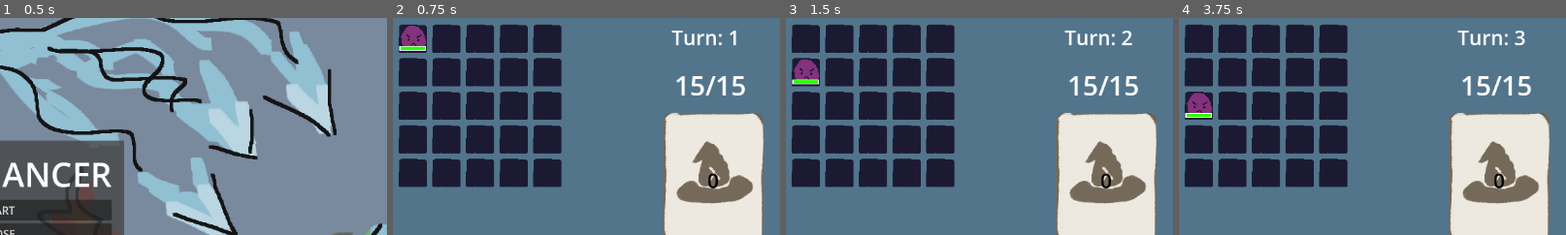
Above: before the commit, frames 1-4 (left to right).
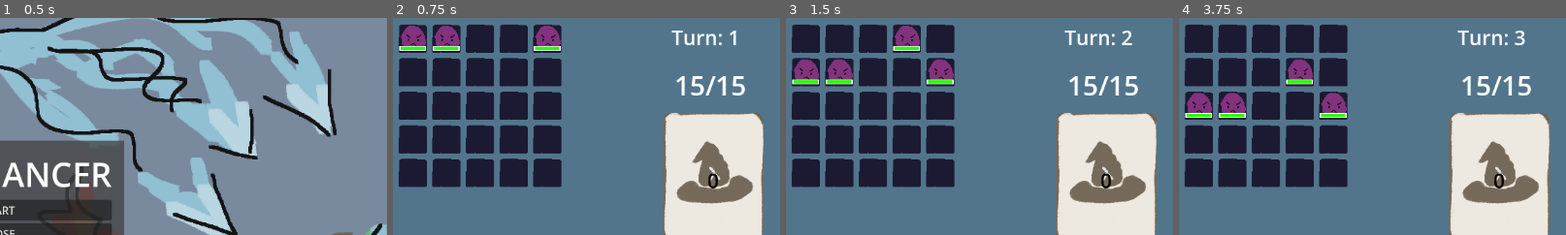
Above: after the commit, the same moments.

Repository: FlyingCheeseDemon/lexomancer
Game: Godot game, scene res://scenes/main.tscn
Same seed, same stepped clock (60 frames per second), same inputs: the game is played once before the commit and once after it.
Inputs (mouse positions are % of the whole screen's width and height, from its top left):
- Up to frame 1 (0.5 s): no input
- Up to frame 2 (0.75 s): click "START" at 0.5 s
- Up to frame 3 (1.5 s): click (22, 56) at 1.25 s
- Up to frame 4 (3.75 s): click "R" at 2 s; click "R" at 2.75 s; click (22, 56) at 3.5 s
The pictures show only the part of the screen within x 50-100%, y 9-59%; the shares and areas given below are measured in that part.

Frame 1 is identical in both runs. In frame 2, 1.3% of the frame differs, in the area x 10-44%, y 3-16%; in frame 3, 2.0%, in the area x 10-44%, y 3-31%; in frame 4, 1.9%.

Commit message:
Spell effect animations

Diff:
--- a/1_resources/statements/_statement_functions.gd
+++ b/1_resources/statements/_statement_functions.gd
@@ -2,7 +2,7 @@
 
 static func execute_root(gamestate:Game,self_statement:Statement) -> void:
 	var modifying:Statement = self_statement.substatement_pointers[0]
-	modifying.execute(gamestate)
+	await modifying.execute(gamestate)
 
 static func execute_and(gamestate:Game,self_statement:Statement): # return value depends on situation
 	var substatement_1:Statement = self_statement.substatement_pointers[0]
@@ -15,39 +15,48 @@
 			substatement_1.execute(gamestate)
 			substatement_2.execute(gamestate)
 		1: # target. these are arrays of coordinates, concatenate them and return
-			var vec1 = substatement_1.execute(gamestate)
-			var vec2 = substatement_2.execute(gamestate)
+			var vec1 = await substatement_1.execute(gamestate)
+			var vec2 = await substatement_2.execute(gamestate)
 			return vec1 + vec2
 		2: # effect. these return callables. construct a new callable which does both
 			# the arguments of the callables are the battlefield and the target positions
-			var func1 = substatement_1.execute(gamestate)
-			var func2 = substatement_2.execute(gamestate)
-
-			var combined_function = func (battlefield,target_arrays):
-				func1.call(battlefield,target_arrays)
-				func2.call(battlefield,target_arrays)
-
-			return combined_function
+			#var func1 = await substatement_1.execute(gamestate)
+			#var func2 = await substatement_2.execute(gamestate)
+			#
+			##var combined_function = func (battlefield,target_arrays):
+				##func1.call(battlefield,target_arrays)
+				##func2.call(battlefield,target_arrays)
+			#
+			#return func1 + func2
+			pass # handled through leaf effects
 		4:
 			# not implemented
 			pass
 
 static func execute_spell1(gamestate:Game,self_statement:Statement) -> void:
-	var effect:Statement = self_statement.substatement_pointers[0]
+	var effects:Array[Statement] = self_statement.substatement_pointers[0].get_leaf_effects()
 	var target:Statement = self_statement.substatement_pointers[1]
 
-	var target_spaces:Array[Vector2i] = target.execute(gamestate)
-	var effect_function:Callable = effect.execute(gamestate)
+	var target_spaces:Array[Vector2i] = await target.execute(gamestate)
+	var effect_functions:Array[Callable] = []
+	for effect in effects:
+		effect_functions.append(await effect.execute(gamestate))
 
-	for target_position:Vector2i in target_spaces:
-		effect_function.call(gamestate.battlefield,target_position)
+
+	for i in len(effects):
+		var effect = effects[i]
+		var effect_function = effect_functions[i]
+		for target_position:Vector2i in target_spaces:
+			gamestate.battlefield.play_effect_animation_at_position(effect,target_position)
+			effect_function.call(gamestate.battlefield,target_position)
+			await gamestate.get_tree().create_timer(1./len(target_spaces)/len(effects)).timeout
 
 static func execute_spell2(gamestate:Game,self_statement:Statement) -> void:
 	var effect:Statement = self_statement.substatement_pointers[0]
 	var target:Statement = self_statement.substatement_pointers[1]
 
-	var target_spaces:Array[Vector2i] = target.execute(gamestate)
-	var effect_function:Callable = effect.execute(gamestate)
+	var target_spaces:Array[Vector2i] = await target.execute(gamestate)
+	var effect_function:Callable = await effect.execute(gamestate)
 
 	for target_position:Vector2i in target_spaces:
 		effect_function.call(gamestate.battlefield,target_position)
--- a/1_resources/statements/effect_fireball.tres
+++ b/1_resources/statements/effect_fireball.tres
@@ -1,12 +1,43 @@
 [gd_resource type="Resource" script_class="StatementData" format=3 uid="uid://bwhri6ediyf46"]
 
+[ext_resource type="Texture2D" uid="uid://ccgfoetfcccwn" path="res://0_assets/textures/effect_animations/fireball.png" id="1_bdh63"]
 [ext_resource type="Script" uid="uid://bb7ks18k2laji" path="res://scripts/statement_data.gd" id="1_jhchr"]
+
+[sub_resource type="AtlasTexture" id="AtlasTexture_7gn7r"]
+atlas = ExtResource("1_bdh63")
+region = Rect2(0, 0, 50, 50)
+
+[sub_resource type="AtlasTexture" id="AtlasTexture_kr7vb"]
+atlas = ExtResource("1_bdh63")
+region = Rect2(50, 0, 50, 50)
+
+[sub_resource type="AtlasTexture" id="AtlasTexture_dgi4p"]
+atlas = ExtResource("1_bdh63")
+region = Rect2(100, 0, 50, 50)
+
+[sub_resource type="SpriteFrames" id="SpriteFrames_blyfy"]
+animations = [{
+"frames": [{
+"duration": 0.5,
+"texture": SubResource("AtlasTexture_7gn7r")
+}, {
+"duration": 0.5,
+"texture": SubResource("AtlasTexture_kr7vb")
+}, {
+"duration": 0.8,
+"texture": SubResource("AtlasTexture_dgi4p")
+}],
+"loop": 0,
+"name": &"hit",
+"speed": 5.0
+}]
 
 [resource]
 script = ExtResource("1_jhchr")
 name = "fireball"
 title = "Fireball"
 card_text = "Deal 3 damage to a field and 2 splash damage in a distance of 1"
+animation = SubResource("SpriteFrames_blyfy")
 type = 2
 text = "fireball"
 metadata/_custom_type_script = "uid://bb7ks18k2laji"
--- a/1_resources/statements/effect_magic_dart.tres
+++ b/1_resources/statements/effect_magic_dart.tres
@@ -1,12 +1,48 @@
 [gd_resource type="Resource" script_class="StatementData" format=3 uid="uid://i12u6tilv3pg"]
 
 [ext_resource type="Script" uid="uid://bb7ks18k2laji" path="res://scripts/statement_data.gd" id="1_54ae0"]
+[ext_resource type="Texture2D" uid="uid://bnlacfaxnt6ci" path="res://0_assets/textures/effect_animations/magic_dart.png" id="1_mwdsf"]
+
+[sub_resource type="AtlasTexture" id="AtlasTexture_lrvlw"]
+atlas = ExtResource("1_mwdsf")
+region = Rect2(0, 0, 50, 50)
+
+[sub_resource type="AtlasTexture" id="AtlasTexture_iievf"]
+atlas = ExtResource("1_mwdsf")
+region = Rect2(50, 0, 50, 50)
+
+[sub_resource type="AtlasTexture" id="AtlasTexture_p4q0o"]
+atlas = ExtResource("1_mwdsf")
+region = Rect2(100, 0, 50, 50)
+
+[sub_resource type="SpriteFrames" id="SpriteFrames_nhk07"]
+animations = [{
+"frames": [],
+"loop": 1,
+"name": &"default",
+"speed": 5.0
+}, {
+"frames": [{
+"duration": 0.5,
+"texture": SubResource("AtlasTexture_lrvlw")
+}, {
+"duration": 0.5,
+"texture": SubResource("AtlasTexture_iievf")
+}, {
+"duration": 0.8,
+"texture": SubResource("AtlasTexture_p4q0o")
+}],
+"loop": 0,
+"name": &"hit",
+"speed": 5.0
+}]
 
 [resource]
 script = ExtResource("1_54ae0")
 name = "magic_dart"
 title = "Magic dart"
 card_text = "Fire a magical projectile for 5 damage"
+animation = SubResource("SpriteFrames_nhk07")
 type = 2
 text = "magic dart"
 metadata/_custom_type_script = "uid://bb7ks18k2laji"
--- a/scenes/battlefield.tscn
+++ b/scenes/battlefield.tscn
@@ -25,4 +25,6 @@
 
 [node name="Entities" type="Node2D" parent="." unique_id=434740394]
 
+[node name="EffectAnimations" type="Node2D" parent="." unique_id=1143138828]
+
 [connection signal="cell_clicked" from="Battlefield" to="." method="_on_battlefield_cell_clicked"]
--- /dev/null
+++ b/scenes/effectAnimation.tscn
@@ -0,0 +1,46 @@
+[gd_scene format=3 uid="uid://c1yiewce7vb5u"]
+
+[ext_resource type="Texture2D" uid="uid://bnlacfaxnt6ci" path="res://0_assets/textures/effect_animations/magic_dart.png" id="1_3ioky"]
+[ext_resource type="Script" uid="uid://db2pcca1tdxgd" path="res://scripts/effect_animation.gd" id="2_3ioky"]
+
+[sub_resource type="AtlasTexture" id="AtlasTexture_tibmi"]
+atlas = ExtResource("1_3ioky")
+region = Rect2(0, 0, 50, 50)
+
+[sub_resource type="AtlasTexture" id="AtlasTexture_isi46"]
+atlas = ExtResource("1_3ioky")
+region = Rect2(50, 0, 50, 50)
+
+[sub_resource type="AtlasTexture" id="AtlasTexture_e6en5"]
+atlas = ExtResource("1_3ioky")
+region = Rect2(100, 0, 50, 50)
+
+[sub_resource type="SpriteFrames" id="SpriteFrames_chlj7"]
+resource_local_to_scene = true
+animations = [{
+"frames": [],
+"loop": 1,
+"name": &"default",
+"speed": 5.0
+}, {
+"frames": [{
+"duration": 0.5,
+"texture": SubResource("AtlasTexture_tibmi")
+}, {
+"duration": 0.5,
+"texture": SubResource("AtlasTexture_isi46")
+}, {
+"duration": 0.8,
+"texture": SubResource("AtlasTexture_e6en5")
+}],
+"loop": 1,
+"name": &"hit",
+"speed": 5.0
+}]
+
+[node name="AnimatedSprite2D" type="AnimatedSprite2D" unique_id=1066802069]
+sprite_frames = SubResource("SpriteFrames_chlj7")
+animation = &"hit"
+script = ExtResource("2_3ioky")
+
+[connection signal="animation_finished" from="." to="." method="_on_animation_finished"]
--- a/scripts/battlefield.gd
+++ b/scripts/battlefield.gd
@@ -9,6 +9,7 @@
 @onready var row_col_label_parent := $RowAndColLabels
 var label_offset := Vector2(0,-10)
 @onready var entities := $Entities
+@onready var effect_animations := $EffectAnimations
 var battlefield_grid: Array[Array]
 
 signal cell_clicked
@@ -109,3 +110,10 @@
 
 func _on_battlefield_cell_clicked(event:InputEvent,pos_clicked:Vector2i) -> void:
 	cell_clicked.emit(event,pos_clicked)
+
+func play_effect_animation_at_position(effect:Statement,target:Vector2i) -> void:
+	assert(effect.type == ENUMS.ST_TYPES.EFFECT)
+	var animation:EffectAnimation = EffectAnimation.constructor(effect)
+	animation.position = self.battlefield_grid_node.map_to_local(target)
+	effect_animations.add_child(animation)
+	animation.start()
--- /dev/null
+++ b/scripts/effect_animation.gd
@@ -0,0 +1,22 @@
+extends AnimatedSprite2D
+
+class_name EffectAnimation
+
+const scene = "res://scenes/effectAnimation.tscn"
+
+var statement:Statement
+
+static func constructor(effect_statement:Statement) -> EffectAnimation:
+	var self_scene = load(scene)
+	var obj = self_scene.instantiate()
+	obj.sprite_frames = effect_statement.data.animation
+	obj.hide()
+	return obj
+
+func start() -> void:
+	animation = "hit"
+	self.show()
+	self.play()
+
+func _on_animation_finished() -> void:
+	self.queue_free()
--- a/scripts/game.gd
+++ b/scripts/game.gd
@@ -46,11 +46,10 @@
 func end_turn() -> void:
 	var root_spell:Statement = card_manager.get_root_spell()
 	if root_spell.check_executable_recursively():
-		root_spell.execute(self)
+		await root_spell.execute(self)
 
 	card_manager.reset_spell_blook()
 	card_manager.end_turn_card_management()
-	#why do dead entities still bite me?? also the round doesn't end until one turn too late
 	battlefield.end_of_turn_enitity_management()
 	if battlefield.is_empty():
 		end_round()
@@ -77,7 +76,6 @@
 	card_manager.reset_spell_blook()
 
 func generate_round_budget() -> int:
-	return 1
 	return floor(0.2*round_number*round_number + 0.5*round_number+4)
 
 func generate_enemy_set(budget:int) -> Array[String]:
--- a/scripts/statement.gd
+++ b/scripts/statement.gd
@@ -30,6 +30,16 @@
 	obj.substatement_pointers.resize(len(obj.data.substatement_types))
 	obj.substatement_pointers.fill(null)
 	return obj
+
+func get_leaf_effects() -> Array[Statement]:
+	if self.data.type == ENUMS.ST_TYPES.EFFECT:
+		return [self]
+	elif self.data.type == ENUMS.ST_TYPES.CONJUNCTION:
+		var effects:Array[Statement] = []
+		for substatement in self.substatement_pointers:
+			effects += substatement.get_leaf_effects()
+		return effects
+	return []
 
 func set_substatement(statement:Statement,position:int) -> void:
 	assert(not self.substatement_pointers[position],\
@@ -68,7 +78,7 @@
 			ENUMS.ST_TYPES.keys()[self.substatement_types[i]] + " and not " \
 			+ ENUMS.ST_TYPES.keys()[self.substatement_pointers[i].type])
 
-	return self.execute_fnc.call(game,self)
+	return await self.execute_fnc.call(game,self)
 
 func check_executable_recursively() -> bool:
 	for substatement in substatement_pointers:
--- a/scripts/statement_data.gd
+++ b/scripts/statement_data.gd
@@ -8,6 +8,9 @@
 @export var artwork:Texture2D
 @export_multiline var card_text:String
 
+@export_category("Effect visuals")
+@export var animation:SpriteFrames
+
 @export_category("Function")
 @export var type:ENUMS.ST_TYPES
 @export_multiline var text:String
Binary file added: 0_assets/textures/effect_animations/fireball.png
Not shown, added: 0_assets/textures/effect_animations/fireball.png.import
Binary file added: 0_assets/textures/effect_animations/magic_dart.png
Not shown, added: 0_assets/textures/effect_animations/magic_dart.png.import
Not shown, added: scripts/effect_animation.gd.uid
Not shown, added: 0_assets/textures/battlefield_tile.png~
Not shown, removed: 0_assets/textures/cards/spell1.png.kra
Not shown, added: 0_assets/textures/effect_animations/fireball.png.kra
